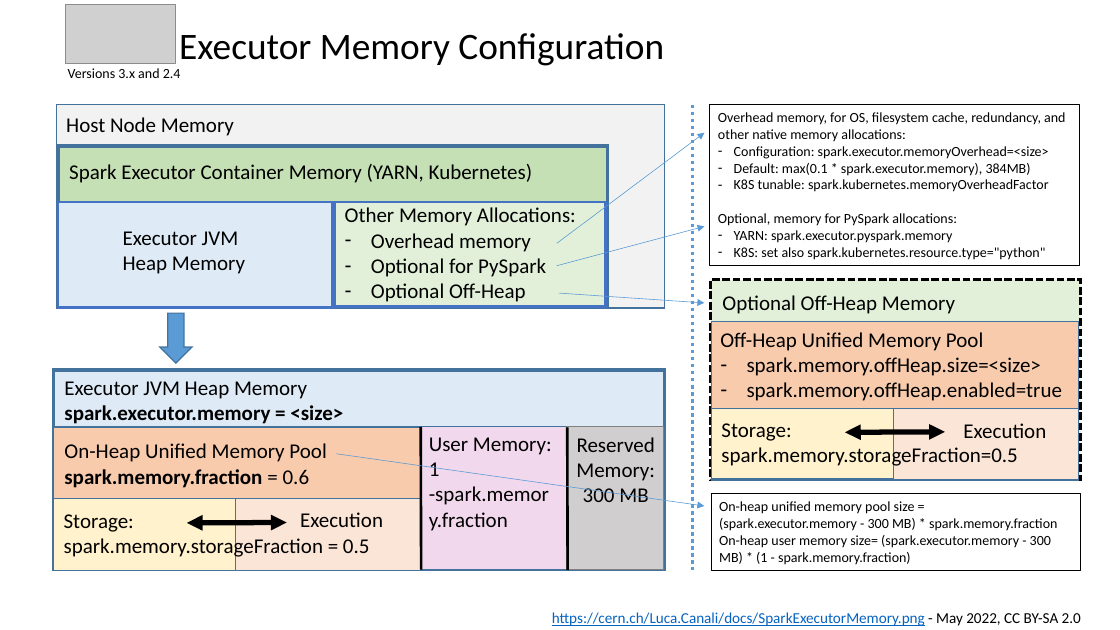
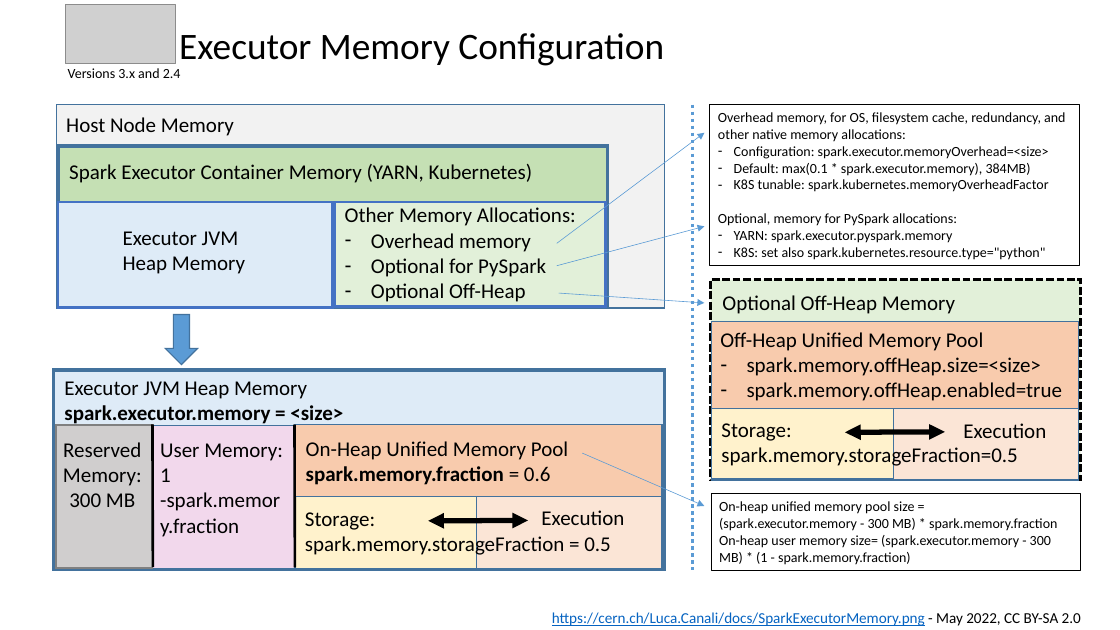
Before and after one commit to LucaCanali/Miscellaneous, a slide deck: slide 1 of Spark_Notes/SparkExecutorMemory.pptx. Drawn at 1120x630 pixels with LibreOffice and Linux fonts; fonts in the diff are those of the drawing; grey boxes stand for pictures. Boxes give left, top, right and bottom in pixels: in the first picture for what was removed or moved away, otherwise in the second. Text is boxed around its words. In the diff, an @@ line names an element or a change of style, - is before the commit and + after.

Commit message:
minor update to the memory diagram

```diff
--- a/Spark_Notes/SparkExecutorMemory.pptx
+++ b/Spark_Notes/SparkExecutorMemory.pptx
@@ down arrow: place and size @@
-down arrow at [160, 313, 192, 364]
+down arrow at [166, 314, 197, 365]
@@ text "Reserved Memory:": place and size @@
-text "Reserved Memory:" at [576, 437, 655, 502]
+text "Reserved Memory:" at [63, 442, 142, 507]
@@ rectangle: place and size @@
-rectangle at [567, 427, 664, 570]
+rectangle at [56, 425, 153, 568]
@@ rectangle: place and size @@
-rectangle at [421, 427, 568, 570]
+rectangle at [149, 425, 296, 568]
@@ text "User Memory:" rewrapped from [429, 437, 911, 565] to [160, 443, 504, 511] @@
@@ line moved from (567, 428) - (568, 571) to (153, 424) - (153, 567) @@
@@ line moved from (421, 427) - (421, 570) to (295, 425) - (295, 568) @@
@@ arrow moved from (336, 454) - (705, 506) to (582, 453) - (705, 506) @@
@@ 3 texts, 3 rectangles, 1 double arrow: place and size @@
-3 texts, 3 rectangles, 1 double arrow at [54, 427, 421, 571]
+3 texts, 3 rectangles, 1 double arrow at [295, 425, 662, 569]
```
